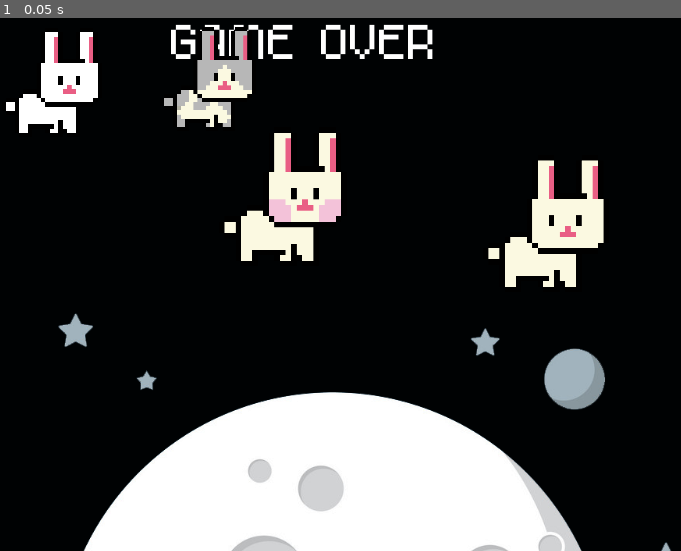
Above: before the commit, frame 1.
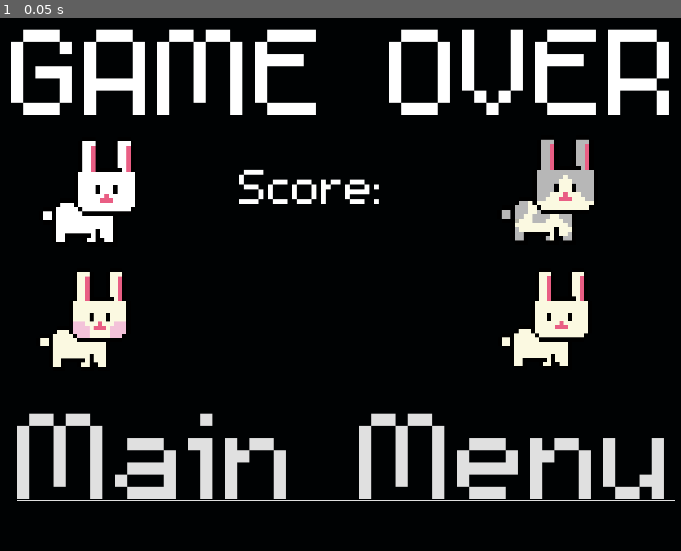
Above: after the commit, the same moment.

Repository: izznfkhrlislm/gamedev-finpro
Game: Godot game, scene res://Scenes/GameOver.tscn
Two runs of this game, one before a commit and one after it. Both use one fixed random seed, a clock stepped at 60 frames per second and the inputs below. This scene is started directly instead of the project's main scene.
Inputs:
- Up to frame 1 (0.05 s): no input

The runs differ from the first frame. In frame 1, 34% of the frame differs, in the area x 0-100%, y 1-100%.

Commit message:
add global var score

Diff:
--- a/finpro/Scenes/GameOver.tscn
+++ b/finpro/Scenes/GameOver.tscn
@@ -1,46 +1,67 @@
-[gd_scene load_steps=8 format=2]
+[gd_scene load_steps=10 format=2]
 
 [ext_resource path="res://Assets/Sprites/moon.png" type="Texture" id=1]
-[ext_resource path="res://Assets/Fonts/Raw/m5x7.ttf" type="DynamicFontData" id=2]
+[ext_resource path="res://Assets/Fonts/MainFont.tres" type="DynamicFont" id=2]
 [ext_resource path="res://Assets/Sprites/Rabbits/rabbit1.png" type="Texture" id=3]
 [ext_resource path="res://Assets/Sprites/Rabbits/rabbit2.png" type="Texture" id=4]
 [ext_resource path="res://Assets/Sprites/Rabbits/rabbit3.png" type="Texture" id=5]
 [ext_resource path="res://Assets/Sprites/Rabbits/rabbit4.png" type="Texture" id=6]
+[ext_resource path="res://Scripts/GoMainMenu.gd" type="Script" id=7]
+[ext_resource path="res://Assets/Fonts/Raw/m5x7.ttf" type="DynamicFontData" id=8]
 
 [sub_resource type="DynamicFont" id=1]
 size = 100
-font_data = ExtResource( 2 )
+font_data = ExtResource( 8 )
 
 [node name="Node2D" type="Node2D"]
 
 [node name="Sprite" type="Sprite" parent="."]
-position = Vector2( 508.352, 869.476 )
+position = Vector2( 543.283, 1233.92 )
 texture = ExtResource( 1 )
 
 [node name="Label" type="Label" parent="."]
-margin_left = 300.961
-margin_top = 22.7172
-margin_right = 647.961
-margin_bottom = 102.717
-custom_fonts/font = SubResource( 1 )
+margin_left = 96.0321
+margin_top = -5.22766
+margin_right = 957.032
+margin_bottom = 193.772
+custom_fonts/font = ExtResource( 2 )
 text = "GAME OVER"
 
 [node name="Sprite2" type="Sprite" parent="."]
-position = Vector2( 148.616, 119.915 )
-scale = Vector2( 0.2991, 0.2991 )
+position = Vector2( 196.356, 259.639 )
+scale = Vector2( 0.3, 0.3 )
 texture = ExtResource( 3 )
 
 [node name="Sprite3" type="Sprite" parent="."]
-position = Vector2( 781.973, 300.458 )
-scale = Vector2( 0.401794, 0.401794 )
+position = Vector2( 780.808, 422.716 )
+scale = Vector2( 0.3, 0.3 )
 texture = ExtResource( 4 )
 
 [node name="Sprite4" type="Sprite" parent="."]
-position = Vector2( 444.461, 265.939 )
-scale = Vector2( 0.407202, 0.407202 )
+position = Vector2( 188.882, 423.252 )
+scale = Vector2( 0.3, 0.3 )
 texture = ExtResource( 5 )
 
 [node name="Sprite5" type="Sprite" parent="."]
-position = Vector2( 348.624, 115.343 )
-scale = Vector2( 0.284584, 0.284584 )
+position = Vector2( 784.097, 257.396 )
+scale = Vector2( 0.3, 0.3 )
 texture = ExtResource( 6 )
+
+[node name="GoMainMenu" type="LinkButton" parent="."]
+margin_left = 103.629
+margin_top = 486.706
+margin_right = 948.629
+margin_bottom = 685.706
+custom_fonts/font = ExtResource( 2 )
+text = "Main Menu"
+script = ExtResource( 7 )
+scene_to_load = "Menu"
+
+[node name="Label2" type="Label" parent="."]
+margin_left = 387.807
+margin_top = 208.713
+margin_right = 576.807
+margin_bottom = 288.713
+custom_fonts/font = SubResource( 1 )
+text = "Score:"
+[connection signal="pressed" from="GoMainMenu" to="GoMainMenu" method="_on_GoMainMenu_pressed"]
--- /dev/null
+++ b/finpro/Scripts/GoMainMenu.gd
@@ -0,0 +1,6 @@
+extends LinkButton
+
+export(String) var scene_to_load
+
+func _on_GoMainMenu_pressed():
+	get_tree().change_scene(str("res://Scenes/" + scene_to_load + ".tscn"))
--- /dev/null
+++ b/finpro/Scripts/global.gd
@@ -0,0 +1,3 @@
+extends Node
+
+var score = 0
--- a/finpro/project.godot
+++ b/finpro/project.godot
@@ -18,6 +18,10 @@
 config/name="Moony's Tale"
 run/main_scene="res://Scenes/Menu.tscn"
 config/icon="res://icon.png"
+
+[autoload]
+
+global="*res://Scripts/global.gd"
 
 [display]
 
